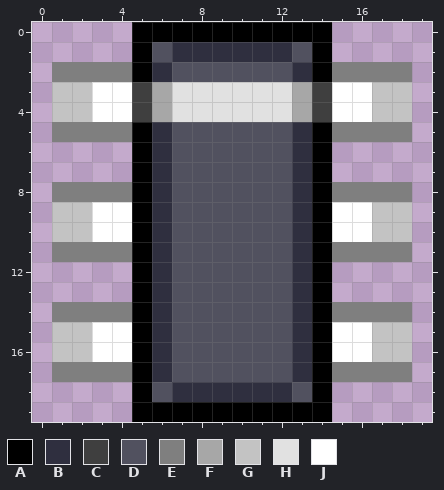
Pixel-art sprite, stored at UCBeditor/element/solid/Ic/SOT-23-6.png. Above, as it was before the edit.
The file is 20x20 pixels.
Palette (. is transparent): A #000000  B #2f2f3f  C #3f3f3f  D #51515f  E #7f7f7f  F #a7a7a7  G #c3c3c3  H #e1e1e1  J #ffffff
Pixels before, first column x 1:
 0 ....AAAAAAAAAA....
 1 ....ADBBBBBBDA....
 2 EEEEABDDDDDDBAEEEE
 3 GGJJCFHHHHHHFCJJGG
 4 GGJJCFHHHHHHFCJJGG
 5 EEEEABDDDDDDBAEEEE
 6 ....ABDDDDDDBA....
 7 ....ABDDDDDDBA....
 8 EEEEABDDDDDDBAEEEE
 9 GGJJABDDDDDDBAJJGG
10 GGJJABDDDDDDBAJJGG
11 EEEEABDDDDDDBAEEEE
12 ....ABDDDDDDBA....
13 ....ABDDDDDDBA....
14 EEEEABDDDDDDBAEEEE
15 GGJJABDDDDDDBAJJGG
16 GGJJABDDDDDDBAJJGG
17 EEEEABDDDDDDBAEEEE
18 ....ADBBBBBBDA....
19 ....AAAAAAAAAA....
Now the later version:
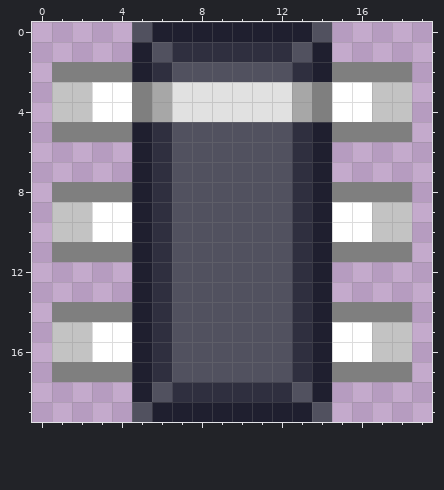
Diff:
Colour A changes from #000000 to #1f1f2f.
Colour A becomes colour D in row 0 at x 5 and 14; in row 19 at x 5 and 14.
Colour C becomes colour E in rows 3 to 4 at x 5 and 14.
Changed places in both pictures, as pixel boxes (x1, y1, x2, y2):
changed: (132, 22, 332, 422)
